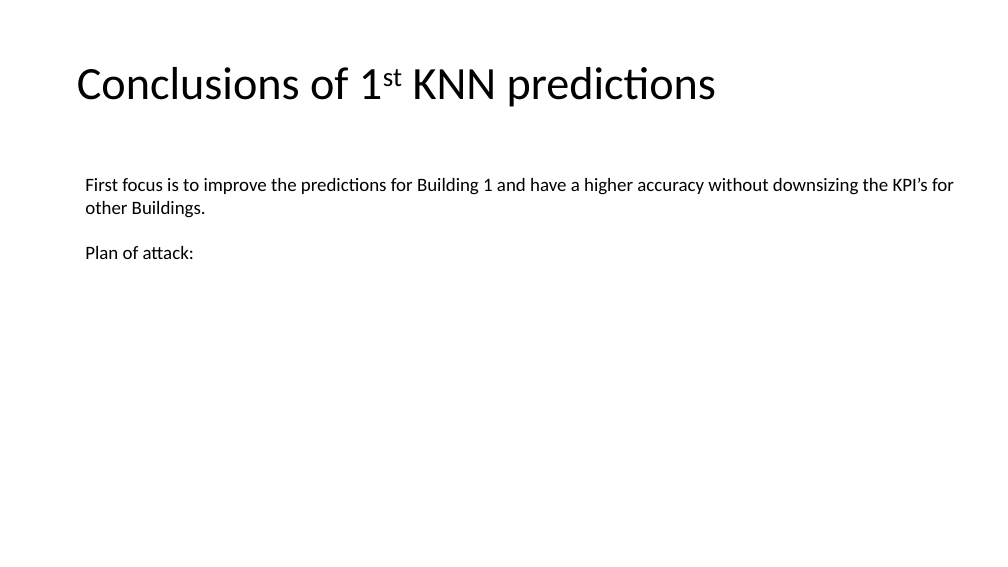
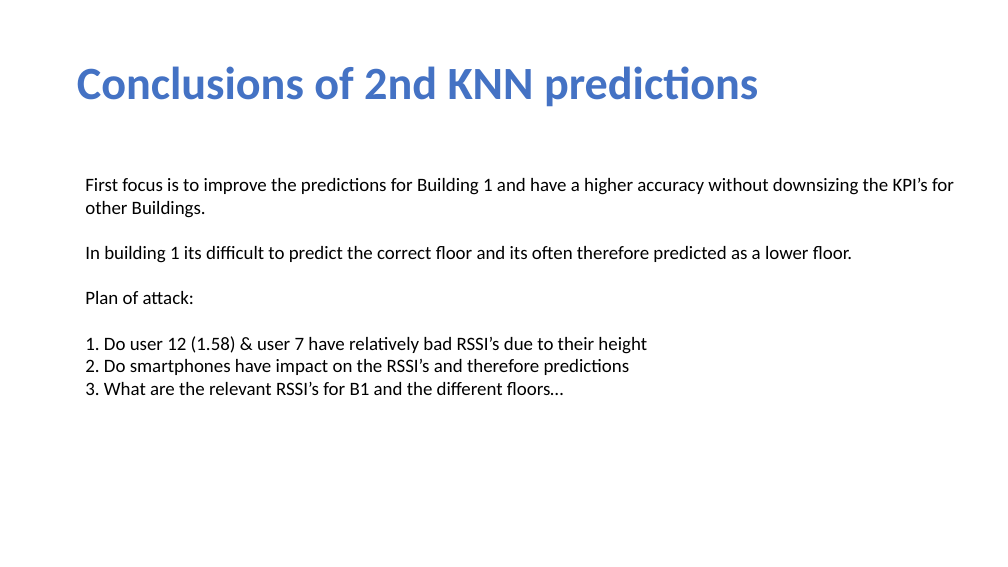
Before and after one commit to NatasjaFortuin/Wifi-locationing, a slide deck: slide 28 of Data etc/Log.pptx (slide 17 before the commit). Drawn at 1008x567 pixels with LibreOffice and Linux fonts; fonts in the diff are those of the drawing. Boxes give left, top, right and bottom in pixels: in the first picture for what was removed or moved away, otherwise in the second. Text is boxed around its words. In the diff, an @@ line names an element or a change of style, - is before the commit and + after.

```diff
--- a/Data etc/Log.pptx
+++ b/Data etc/Log.pptx
@@ title at <box>77,66,758,107</box>: text changed; text colour #000000 to #4472C4; bold on @@
-Conclusions of 1st KNN predictions
+Conclusions of 2nd KNN predictions
@@ text at <box>85,246,852,263</box>: paragraph added @@
+In building 1 its difficult to predict the correct floor and its often therefore predicted as a lower floor.
@@ text at <box>85,336,647,395</box>: paragraphs added @@
+1. Do user 12 (1.58) & user 7 have relatively bad RSSI’s due to their height
+2. Do smartphones have impact on the RSSI’s and therefore predictions
+3. What are the relevant RSSI’s for B1 and the different floors…
```
Also in this commit, not shown: 5 other slides changed, 11 slides added, 41 other files.
